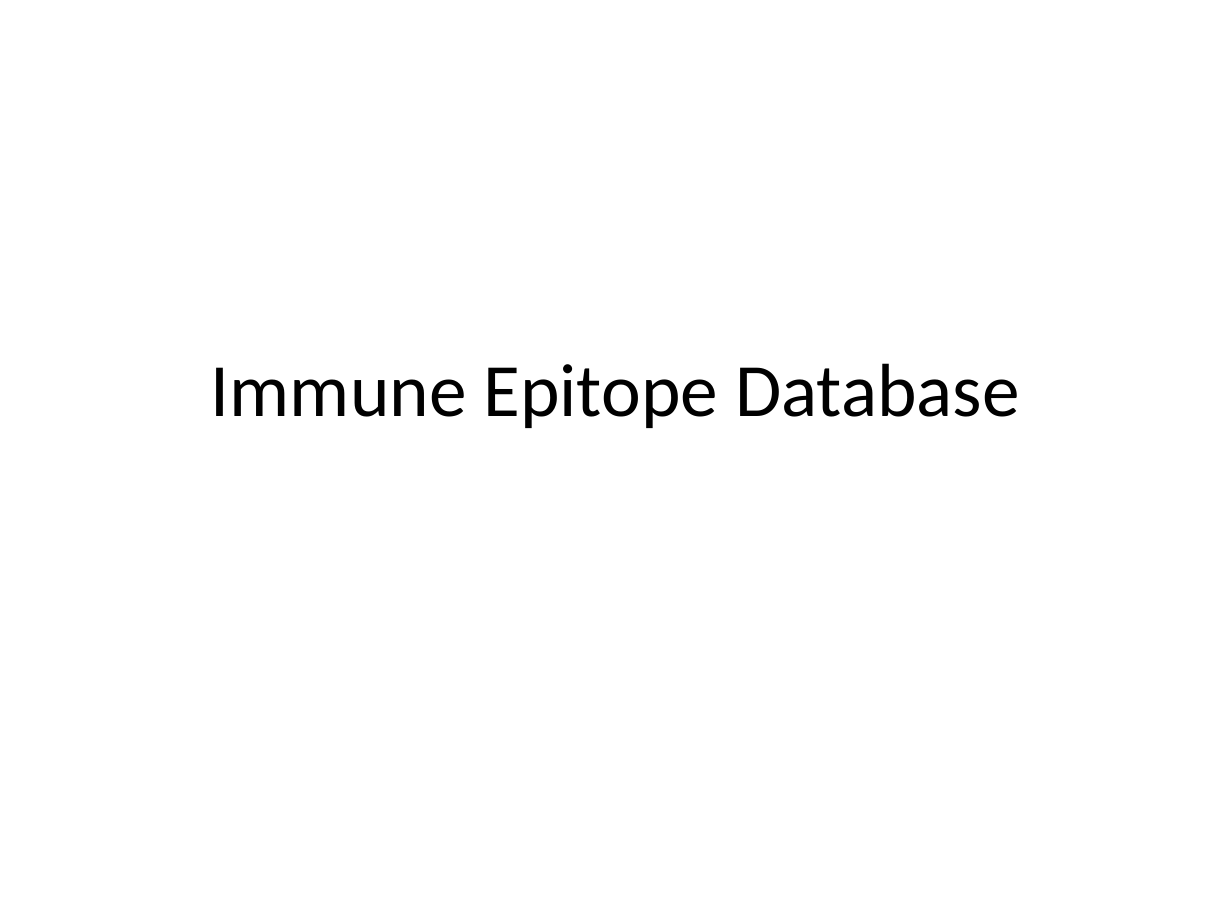
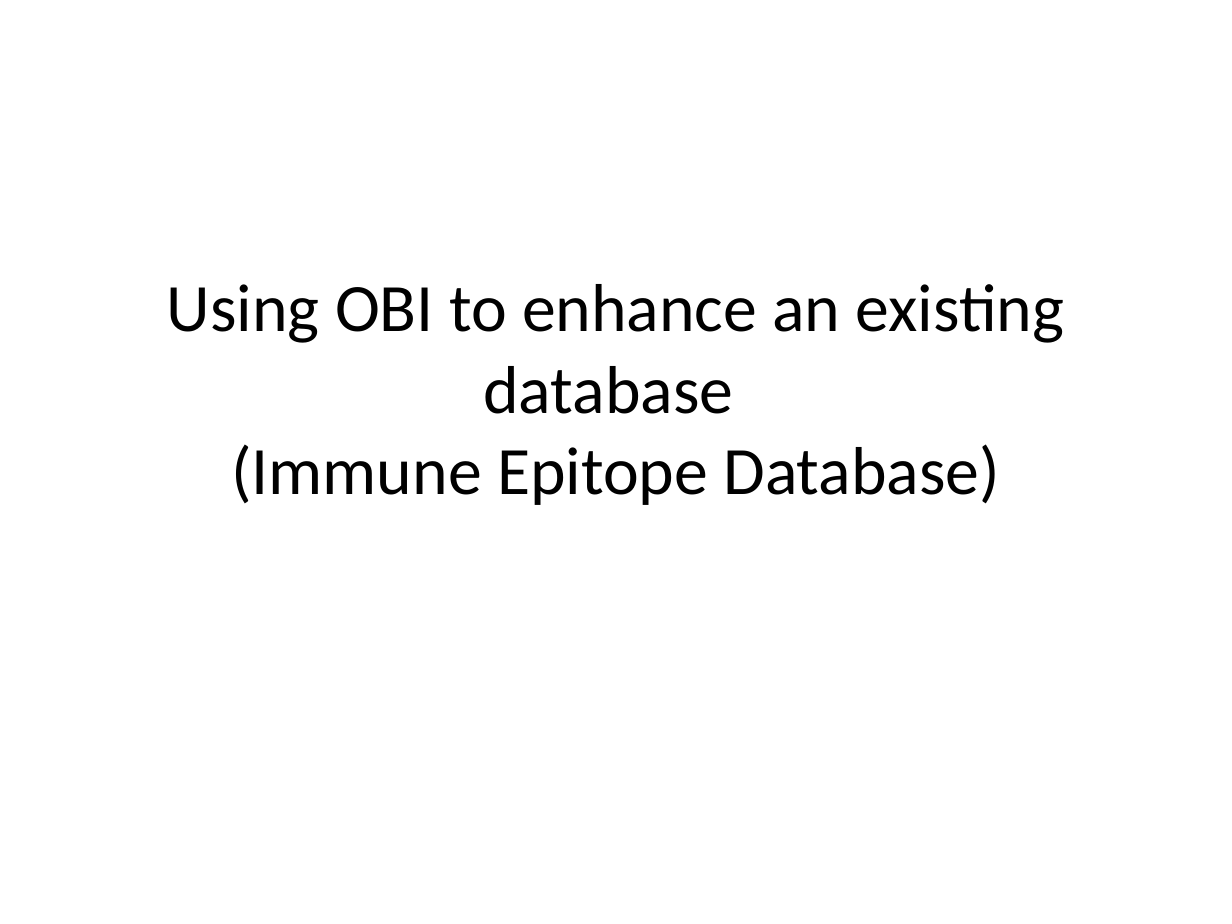
Before and after one commit to obi-ontology/obi-legacy-svn, a slide deck: slide 13 of trunk/docs/presentations/OBI tutorial July 2011 ICBO/OBI overview and IEDB.pptx. Drawn at 1232x924 pixels with LibreOffice and Linux fonts; fonts in the diff are those of the drawing. Boxes give left, top, right and bottom in pixels: in the first picture for what was removed or moved away, otherwise in the second. Text is boxed around its words. In the diff, an @@ line names an element or a change of style, - is before the commit and + after.

```diff
--- a/trunk/docs/presentations/OBI tutorial July 2011 ICBO/OBI overview and IEDB.pptx
+++ b/trunk/docs/presentations/OBI tutorial July 2011 ICBO/OBI overview and IEDB.pptx
@@ title at [167, 284, 1064, 505]: text changed; size 44 to 39.6 pt @@
-Immune Epitope Database
+Using OBI to enhance an existing database
+(Immune Epitope Database)
```
Also in this commit, not shown: 3 other slides changed, 2 slides added.
